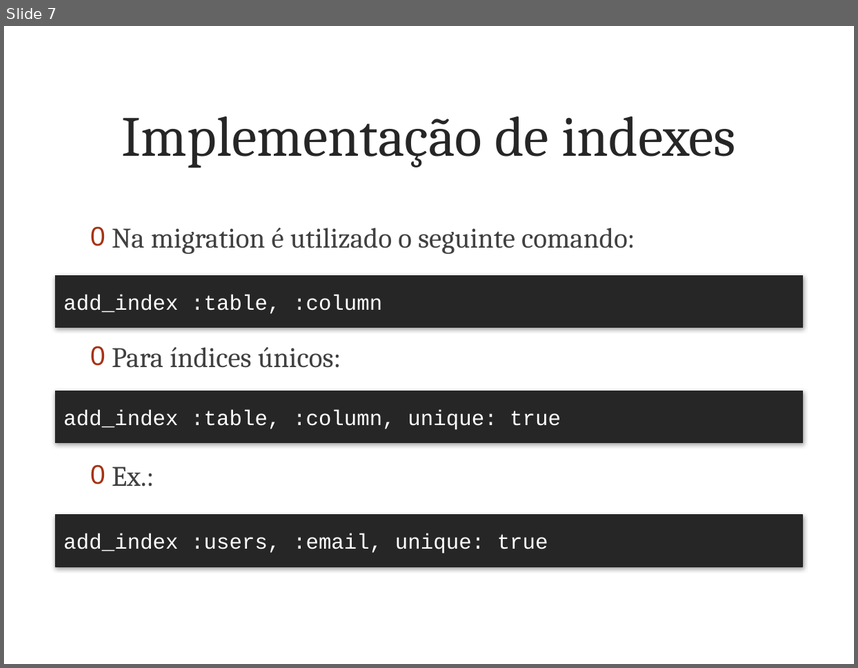
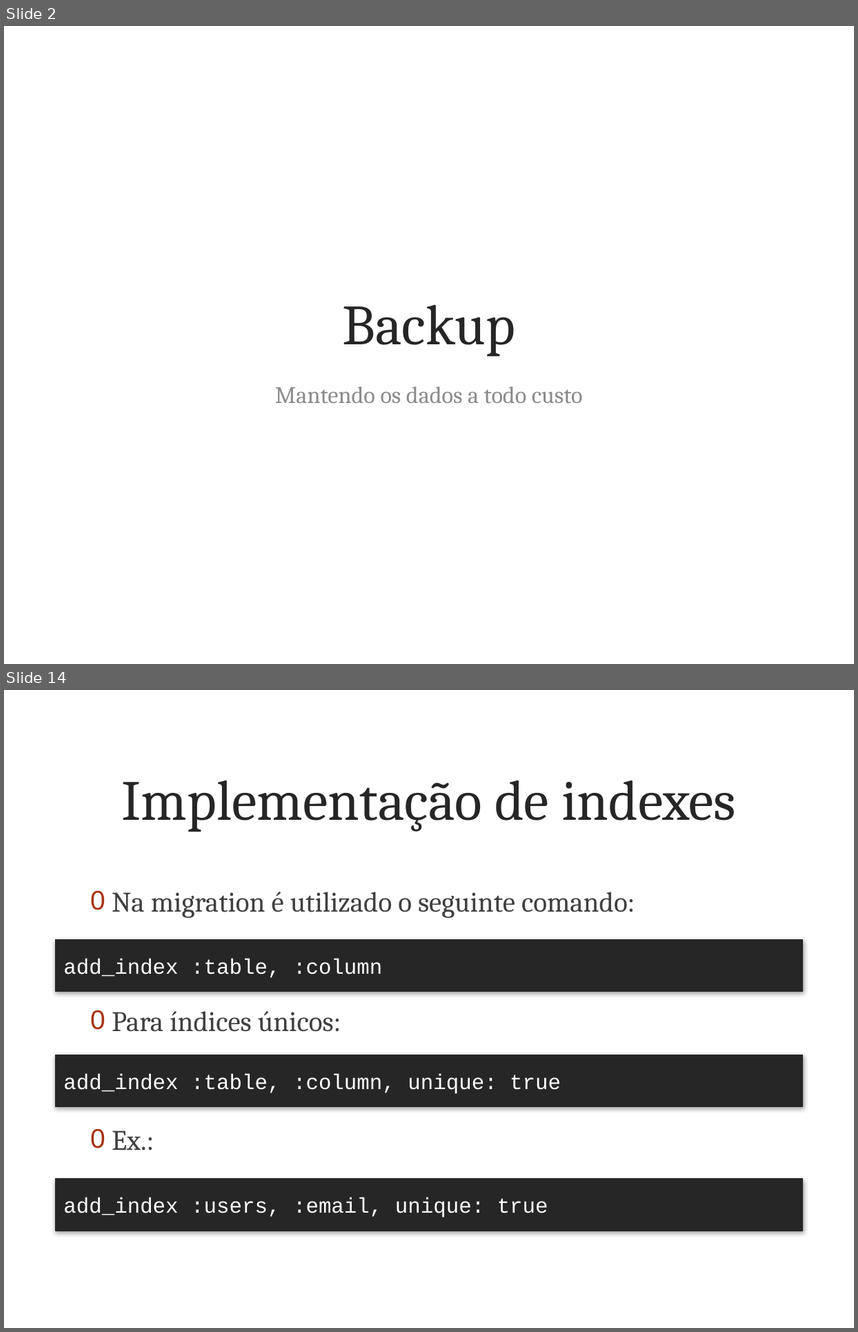
Before and after one commit to marcoafilho/my-last-project, a slide deck: doc/articles/part3/presentation.pptx. Shown one above the other, each under a label of ours: slide 7 before the commit, slides 2 and 14 after it; the slides between them are not shown. The pictures are 858x668 and 858x1332 pixels, drawn with LibreOffice and Linux fonts; fonts in the diff are those of the drawing; background and template pictures are left out. Boxes give left, top, right and bottom in pixels: in the first picture for what was removed or moved away, otherwise in the second. Text is boxed around its words. In the diff, an @@ line names an element or a change of style, - is before the commit and + after.

```diff
--- a/doc/articles/part3/presentation.pptx
+++ b/doc/articles/part3/presentation.pptx
@@ slide 2 added at bbox=[4, 26, 854, 664], background picture (left out) @@
@@ title added at bbox=[343, 305, 515, 357], 48 pt, text #262626 @@
+Backup
@@ text added at bbox=[275, 386, 583, 403], 20 pt, text #8C8C8C @@
+Mantendo os dados a todo custo
@@ what was slide 7 is now slide 14 @@
```
Also in this commit, not shown: 1 slide changed, 11 other slides added, 5 slides removed, 39 other files.
